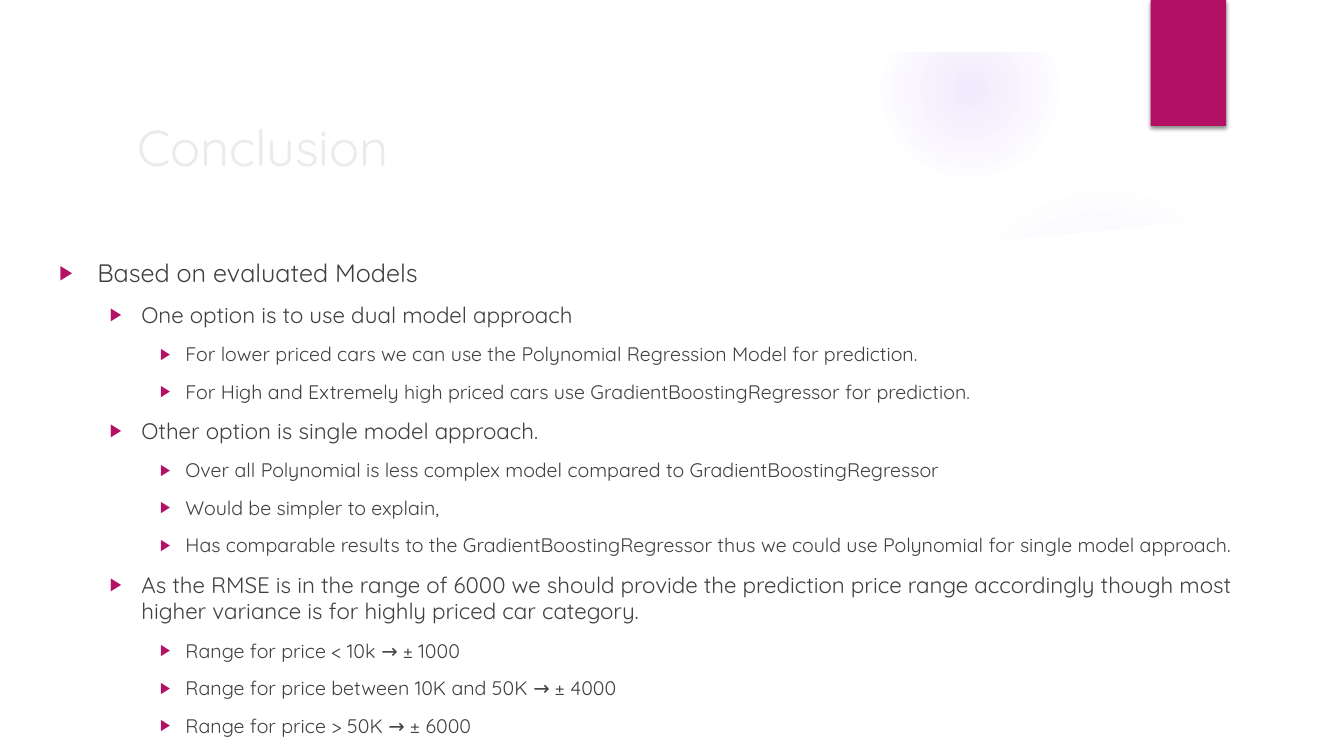
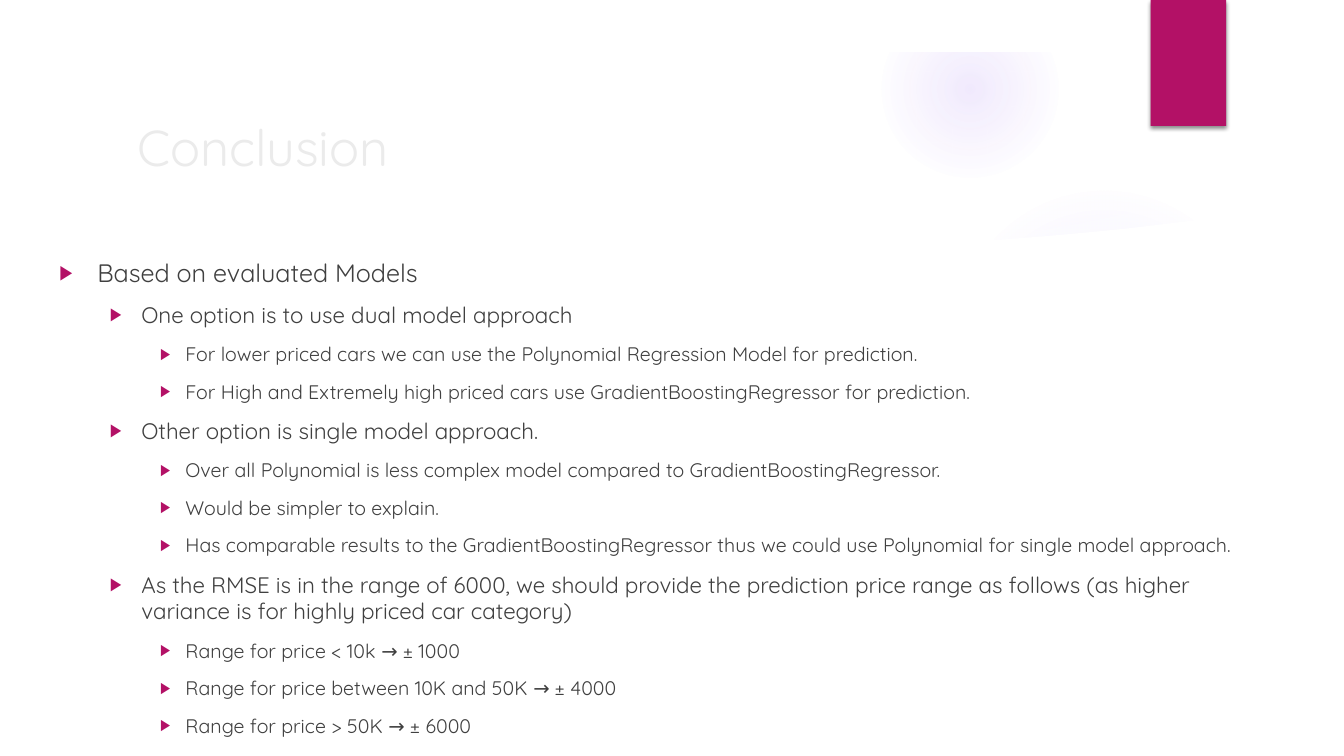
Before and after one commit to dhp6106/insaid-projects, a slide deck: slide 10 of term2/projects/CarSalesPrice/Term3-Project-ML1-Dhaval.pptx (slide 8 before the commit). Drawn at 1344x756 pixels with LibreOffice and Linux fonts; fonts in the diff are those of the drawing; background and template pictures are left out. Boxes give left, top, right and bottom in pixels: in the first picture for what was removed or moved away, otherwise in the second. Text is boxed around its words. In the diff, an @@ line names an element or a change of style, - is before the commit and + after.

```diff
--- a/term2/projects/CarSalesPrice/Term3-Project-ML1-Dhaval.pptx
+++ b/term2/projects/CarSalesPrice/Term3-Project-ML1-Dhaval.pptx
@@ text at [185,462,941,519]: text changed @@
-    ▶ Over all Polynomial is less complex model compared to GradientBoostingRegressor
-    ▶ Would be simpler to explain,
+    ▶ Over all Polynomial is less complex model compared to GradientBoostingRegressor.
+    ▶ Would be simpler to explain.
@@ text at [141,576,1190,624]: text changed @@
-  ▶ As the RMSE is in the range of 6000 we should provide the prediction price range accordingly though most higher variance is for highly priced car category.
+  ▶ As the RMSE is in the range of 6000, we should provide the prediction price range as follows (as higher variance is for highly priced car category)
```
Also in this commit, not shown: 6 other slides changed, 2 slides added, 1 other file.
